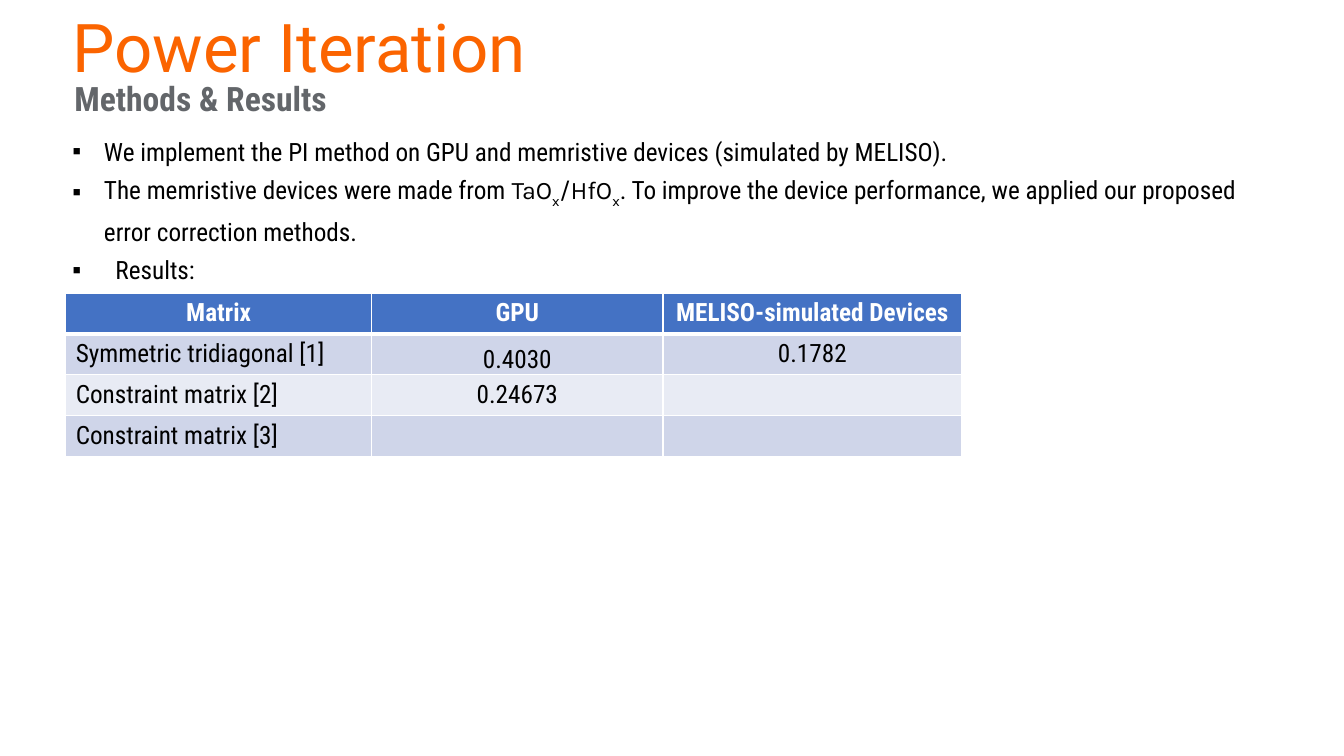
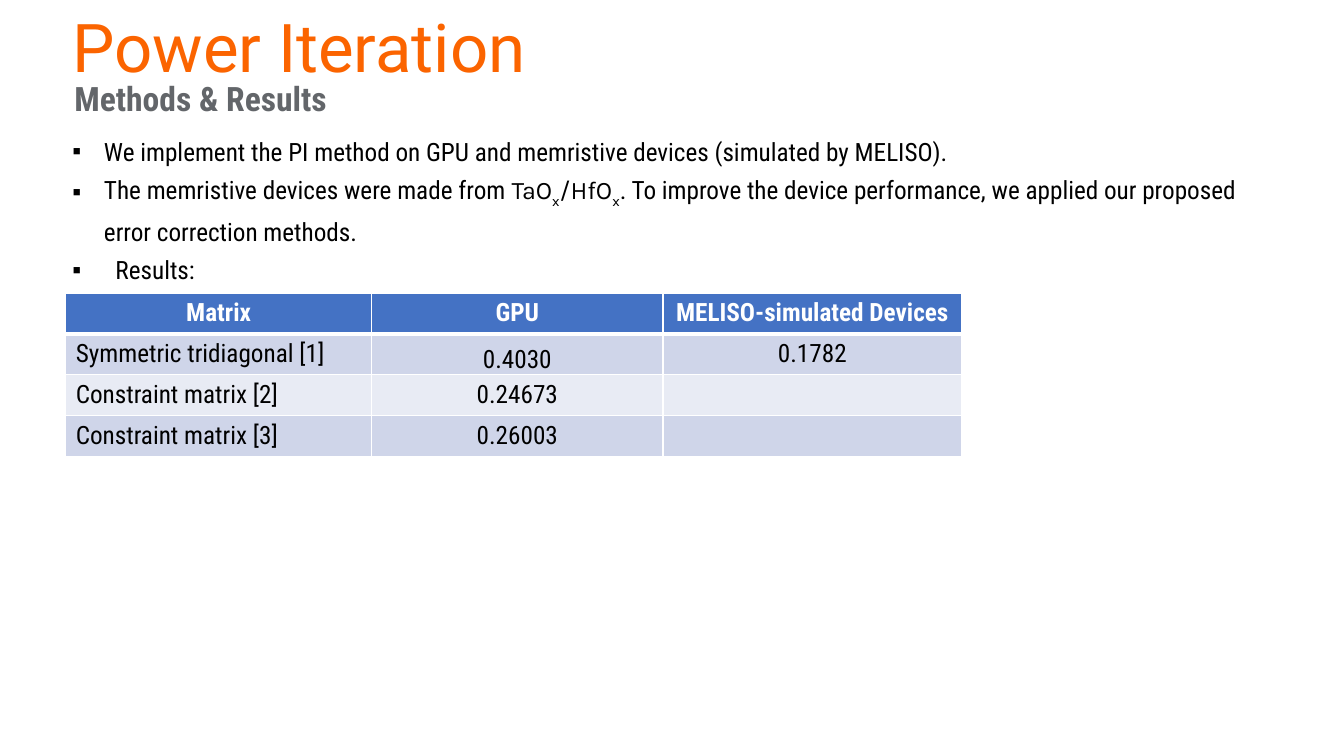
Before and after one commit to disys-lab/meliso, a slide deck: slide 4 of MELISOvsGPU.pptx. Drawn at 1344x756 pixels with LibreOffice and Linux fonts; fonts in the diff are those of the drawing; background and template pictures are left out. Boxes give left, top, right and bottom in pixels: in the first picture for what was removed or moved away, otherwise in the second. Text is boxed around its words. In the diff, an @@ line names an element or a change of style, - is before the commit and + after.

```diff
--- a/MELISOvsGPU.pptx
+++ b/MELISOvsGPU.pptx
@@ table at (66,293,961,487) @@
-row 4, column 2: 
+row 4, column 2: 0.26003
```
Also in this commit, not shown: 1 other slide changed, 1 slide added.
